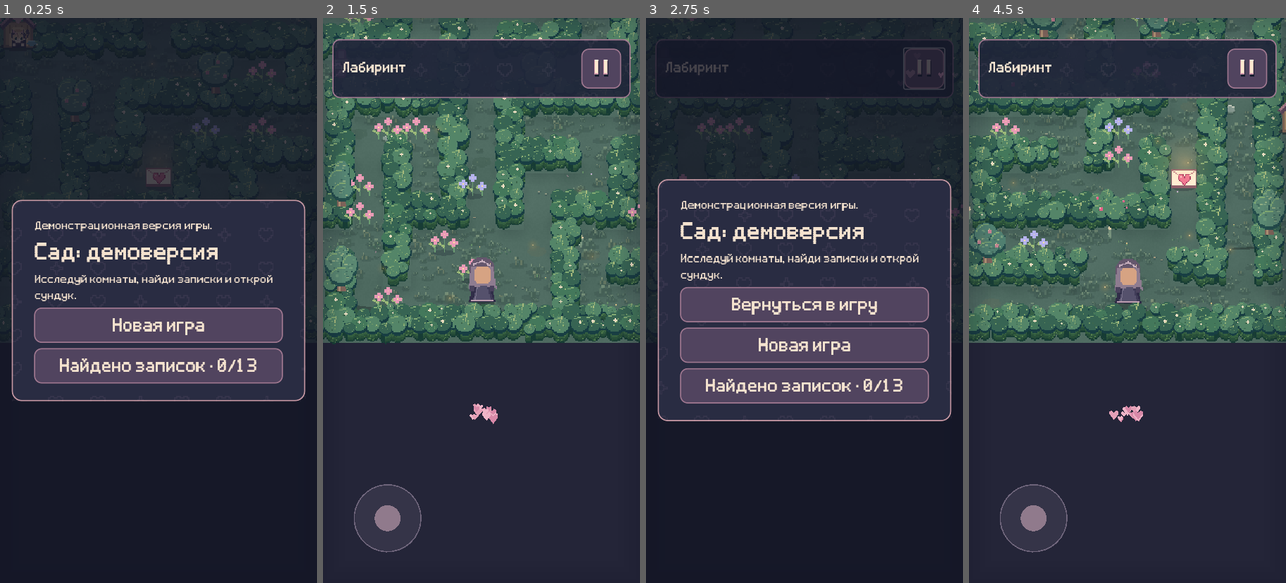
Above: before the commit, frames 1-4 (left to right).
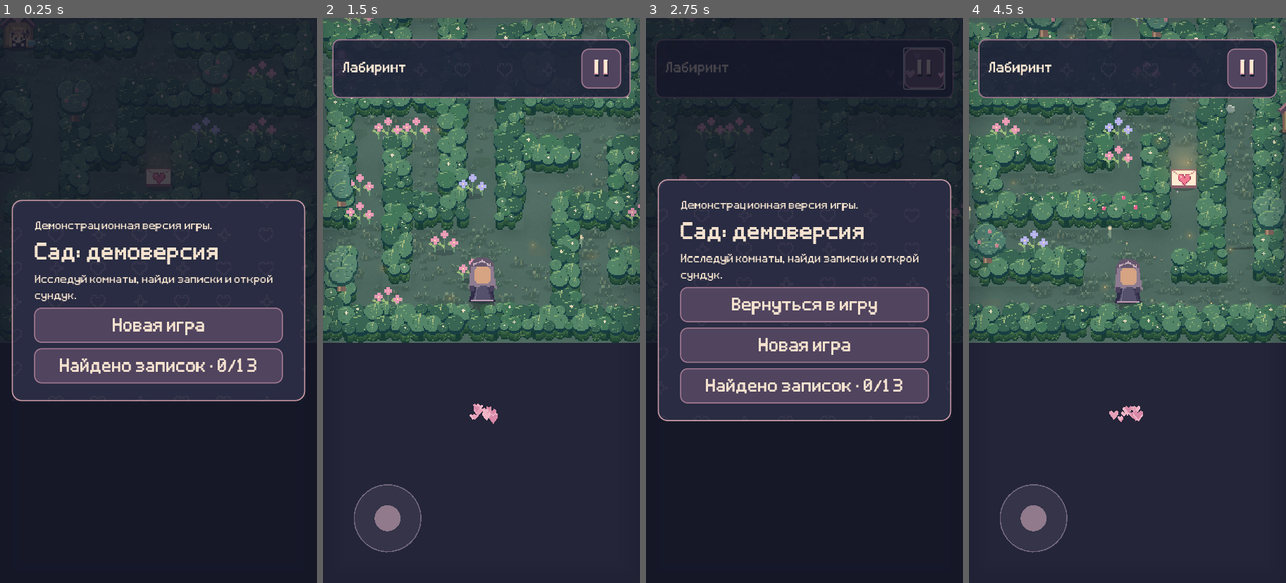
Above: after the commit, the same moments.

Repository: NQUAREx/dina-lovely
Game: Godot game, scene res://main.tscn
Two runs of this game, one before a commit and one after it. Both use one fixed random seed, a clock stepped at 60 frames per second and the inputs below. Sound files missing from this copy of the repository are replaced by a short silence.
Inputs (mouse positions are in pixels of both pictures, inside the frame that each line leads up to):
- Up to frame 1 (0.25 s): no input
- Up to frame 2 (1.5 s): click "Новая игра" at 0.5 s; click "Пойдём" at 1.25 s
- Up to frame 3 (2.75 s): click (924, 68) at 2 s
- Up to frame 4 (4.5 s): click "Новая игра" at 2.75 s; click "Начать новую историю" at 3.5 s; click "Пойдём" at 4.25 s

The runs differ from the first frame. In frame 1, 0.3% of the frame differs, in the area x 0-100%, y 0-55%; in frame 2, 13%; in frame 3, 0.2%; in frame 4, 14%, in the area x 0-100%, y 0-58%.

Commit message:
Inset gate pillars into wall tops and remove hidden jamb foliage

Diff:
--- a/scripts/game.gd
+++ b/scripts/game.gd
@@ -1057,6 +1057,9 @@
 		var foliage_grid:Array[String]=grid.duplicate()
 		for row in range(grid.size()):
 			if corridor_row(row):foliage_grid[row]=foliage_grid[row].replace("#"," ")
+			else:
+				for column in range(foliage_grid[row].length()):
+					if gate_junctions.pillar_cell(Vector2i(column,row)):foliage_grid[row][column]=" "
 		hedge_field=HedgeField.new();hedge_field.build(foliage_grid,int(save_data.seed)+level*16427,hedge_trees,berry_cells,hedge_material.get_image())
 	if level==6:
 		objects.assign(objects.filter(func(obj):return obj.kind not in ["crate","column","column_wreath","lamp","candle","candle_heart","heart_stand"] or not Rect2(Vector2(20.8*48,8.8*48),Vector2(3.4*48,9.7*48)).has_point(obj.pos)))
@@ -1115,7 +1118,7 @@
 			if corridor_floor_point(pos+offset):continue
 			return true
 		if c.x<0 or c.x>=grid[0].length() or grid[c.y][c.x]==" ": return true
-		if grid[c.y][c.x]=="#" and (hedge_field==null or corridor_row(c.y)):return true
+		if grid[c.y][c.x]=="#" and (hedge_field==null or corridor_row(c.y) or gate_junctions.pillar_cell(c)):return true
 	if hedge_field!=null and hedge_field.blocks(pos):return true
 	for obj in objects:
 		if obj.kind=="doorway" and gate_blocks(obj,pos,projectile):return true
@@ -1143,13 +1146,13 @@
 func prepare_gate_jambs()->void:
 	gate_junctions.prepare()
 	for cell in hedge_trees.keys():
-		if grid[cell.y][cell.x]!="#":hedge_trees.erase(cell)
+		if grid[cell.y][cell.x]!="#" or gate_junctions.pillar_cell(cell):hedge_trees.erase(cell)
 	objects.assign(objects.filter(func(obj):
 		if not obj.get("integrated_hedge",false):return true
 		var cell:=Vector2i(obj.pos/TILE)
-		return grid[cell.y][cell.x]=="#"))
+		return grid[cell.y][cell.x]=="#" and not gate_junctions.pillar_cell(cell)))
 	for cell in berry_cells.keys():
-		if grid[cell.y][cell.x]!="#":
+		if grid[cell.y][cell.x]!="#" or gate_junctions.pillar_cell(cell):
 			var id:String=berry_cells[cell];berry_cells.erase(cell)
 			objects.assign(objects.filter(func(obj):return obj.kind!="berries" or obj.id!=id))
 
@@ -2240,7 +2243,6 @@
 	for y in range(maxi(0,from.y),mini(grid.size(),to.y)):
 		for x in range(maxi(0,from.x),mini(grid[0].length(),to.x)):
 			if grid[y][x]==" " or (drawing_neighbor and corridor_row(y)): continue
-			if gate_junctions.skip_wall(Vector2i(x,y)):continue
 			var p := screen(Vector2(x,y)*TILE)
 			var tile := 0
 			if level==4 or level==6: tile=2 if (x+y)%3 else 1
@@ -2255,6 +2257,7 @@
 			if level==6 and x>=10 and x<=16 and y>=5 and y<=15:
 				draw_rect(Rect2(p,Vector2.ONE*TILE),Color(.49,.26,.39,.5))
 				if x==10 or x==16: draw_line(p+Vector2(5,0),p+Vector2(5,48),Color("c5918e"),2)
+			if gate_junctions.skip_wall(Vector2i(x,y)):continue
 			if grid[y][x]=="#" and (level in [1,2,4] or corridor_row(y)):
 				renderables.append({"kind":corridor_wall_kind(y),"pos":Vector2(x+.5,y+.5)*TILE,"id":"","wall":true,"cell":Vector2i(x,y)})
 
--- a/scripts/gate_junctions.gd
+++ b/scripts/gate_junctions.gd
@@ -13,8 +13,15 @@
   for side in [-2,2]:
    g.set_cell(cell.x+side,cell.y,"#")
    g.set_cell(cell.x+side,cell.y-inside,"#")
+func pillar_cell(cell:Vector2i)->bool:
+ for door in g.objects:
+  if door.kind!="doorway":continue
+  var centre:=Vector2i(door.pos/48)
+  if cell.y==centre.y and absi(cell.x-centre.x)==2:return true
+ return false
 func skip_wall(cell:Vector2i)->bool:
- return false
+ # The composite supplies this single wall block, not the neighbouring walls.
+ return pillar_cell(cell)
 func draw(door:Dictionary,pos:Vector2)->void:
  var room:=room_material();var corridor:=corridor_material(door);var end:="top" if door.id=="exit" else "bottom"
  for side in ["left","right"]:
--- a/tests/gate_hand_projectiles.gd
+++ b/tests/gate_hand_projectiles.gd
@@ -9,6 +9,7 @@
    var cell=Vector2i(gate.pos/48);var inside=1 if gate.id=="exit" else -1
    for side in [-2,2]:
     assert(g.grid[cell.y][cell.x+side]=="#")
+    if g.hedge_field!=null:assert(not g.hedge_field.wall(Vector2i(cell.x+side,cell.y)))
     assert(g.grid[cell.y-inside][cell.x+side]=="#")
    for side in [-160,-120,120,160]:assert(g.blocked(gate.pos+Vector2(side,0)))
    assert(g.gate_blocks(gate,gate.pos+Vector2(90,0)))
Binary file changed: assets/junction_hedge_stone_bottom_left.png
Binary file changed: assets/junction_hedge_stone_bottom_right.png
Binary file changed: assets/junction_hedge_stone_top_left.png
Binary file changed: assets/junction_hedge_stone_top_right.png
Binary file changed: assets/junction_hedge_tree_bottom_left.png
Binary file changed: assets/junction_hedge_tree_bottom_right.png
Binary file changed: assets/junction_hedge_tree_top_left.png
Binary file changed: assets/junction_hedge_tree_top_right.png
Binary file changed: assets/junction_stone_stone_bottom_left.png
Binary file changed: assets/junction_stone_stone_bottom_right.png
Binary file changed: assets/junction_stone_stone_top_left.png
Binary file changed: assets/junction_stone_stone_top_right.png
(and 7 more such lines)
